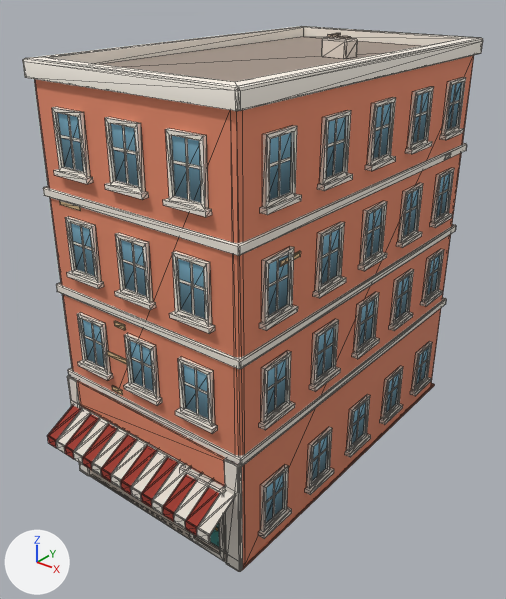
The glTF model newcity/art/kit/boylston_s6.glb: old version first, new version second.
Rendered twice from a camera (50 mm lens) standing at (14.8, -19.9, 17.9) and looking at (0.0, -1.4, 6.4). Every picture has the same lights, and +X, +Y and +Z are marked at lower left. The first picture is the older version. Mesh edges are drawn as thin lines. Vertices at exactly the same position are counted once.

The first picture shows 'boylston_s6'.
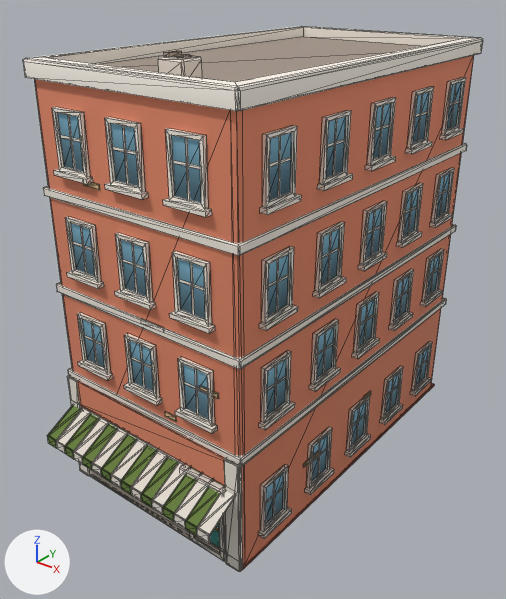
Boxes [x1, y1, x2, y2] around the edits, measured in the pictures (506 x 599 px; the box of a moved part takes in the faces that stretch with it):
'boylston_s6', reshaped, surface changed: [23, 26, 483, 572] in both
part 1 of me_boylston_s6, moved or reshaped: before [114, 321, 126, 330]; after [199, 386, 219, 399]
part 2 of me_boylston_s6, moved or reshaped: before [107, 351, 127, 365]; after [141, 318, 164, 328]
part 3 of me_boylston_s6, moved or reshaped: before [60, 201, 81, 211]; after [83, 182, 100, 190]
part 4 of me_boylston_s6, moved or reshaped: before [112, 386, 123, 395]; after [165, 411, 177, 422]
part 5 of me_boylston_s6, moved or reshaped (not visible before): after [303, 451, 319, 468]
part 6 of me_boylston_s6, moved or reshaped: before [280, 251, 301, 267]; after [364, 391, 371, 398]
part 7 of me_boylston_s6, moved or reshaped: before [337, 36, 351, 39]; after [175, 55, 193, 58]
part 8 of me_boylston_s6, moved or reshaped: before [322, 37, 358, 59]; after [158, 56, 202, 78]
part 9 of me_boylston_s6, moved or reshaped: before [327, 33, 341, 38]; after [164, 50, 182, 57]
part 10 of me_boylston_s6, surface changed: before [47, 251, 322, 536]; after [47, 318, 371, 536]

Edits to the bpy script that builds the scene:
```text
Change me_boylston_s6:
    where me_boylston_s6.from_pydata(...)  # 2268 vertices, 3012 faces; spans x -4.2..4.2, y -8.4..7.2, z 0.0..15.6
    used by ob_boylston_s6; location = (0.0, 0.0, 0.0)
    me_boylston_s6 part 1: the loose piece of 16 vertices spanning x -1.2..-0.7, y -7.0, z 7.3..7.4 is scaled about its middle by (1.51, 1, 1), then moved by (3.8, 0.0, -1.0)
    me_boylston_s6 part 2: the loose piece of 16 vertices spanning x -1.8..-0.8, y -7.0, z 6.0..6.1 is moved by (1.8, 0.0, 1.8)
    me_boylston_s6 part 3: the loose piece of 16 vertices spanning x -3.3..-2.3, y -7.0, z 10.9..11.1 is scaled about its middle by (0.746, 1, 1), then moved by (1.2, 0.0, 0.9)
    me_boylston_s6 part 4: the loose piece of 16 vertices spanning x -1.7..-1.2, y -7.0, z 4.6..4.8 is moved by (2.5, 0.0, 0.0)
    me_boylston_s6 part 5: the loose piece of 16 vertices spanning x 4.0, y 5.2..5.7, z 11.0..11.2 is scaled about its middle by (1, 2.03, 1), then moved by (0.0, -8.6, -9.0)
    me_boylston_s6 part 6: the loose piece of 16 vertices spanning x 4.0, y -5.2..-4.2, z 10.1..10.3 is scaled about its middle by (1, 0.493, 1), then moved by (0.0, 5.3, -7.4)
    me_boylston_s6 part 7: the loose piece of 16 vertices spanning x 1.2..1.6, y 1.5..2.0, z 15.5 is moved by (-0.7, -7.1, 0.0)
    me_boylston_s6 part 8: the loose piece of 20 vertices spanning x 0.7..1.7, y 1.4..2.2, z 14.9..15.5 is moved by (-0.7, -7.1, 0.0)
    me_boylston_s6 part 9: the loose piece of 8 vertices spanning x 0.9..1.1, y 1.5..2.0, z 15.5..15.6 is moved by (-0.7, -7.1, 0.0)
    me_boylston_s6 part 10: texture (UV) coordinates of 342 of 3012 faces, centred in x -4.0..4.0, y -8.4..5.7, z 1.4..13.3, changed; they spanned u 0.22..0.97, v 0.02..0.11 and now span u 0.22..0.72, v 0.02..0.11
```
